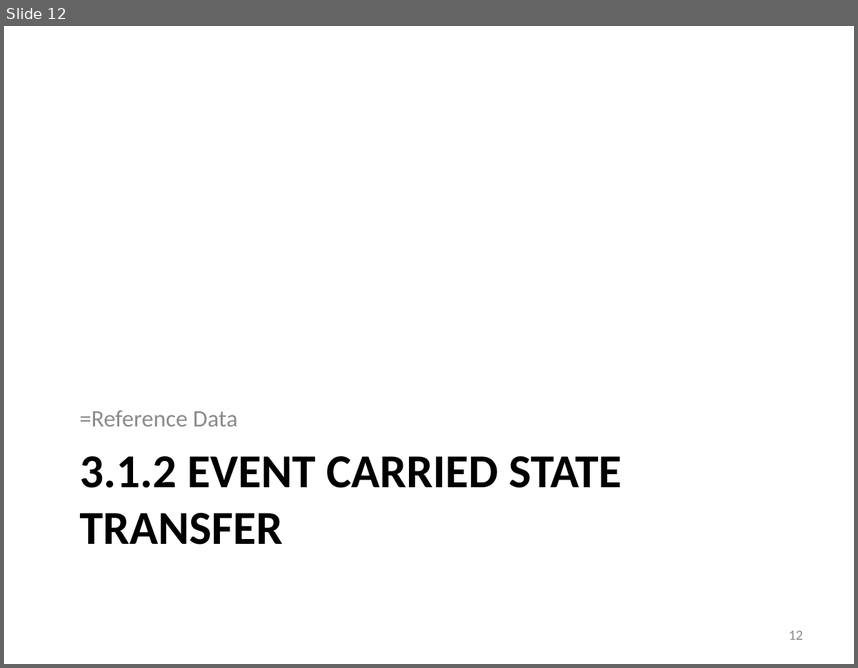
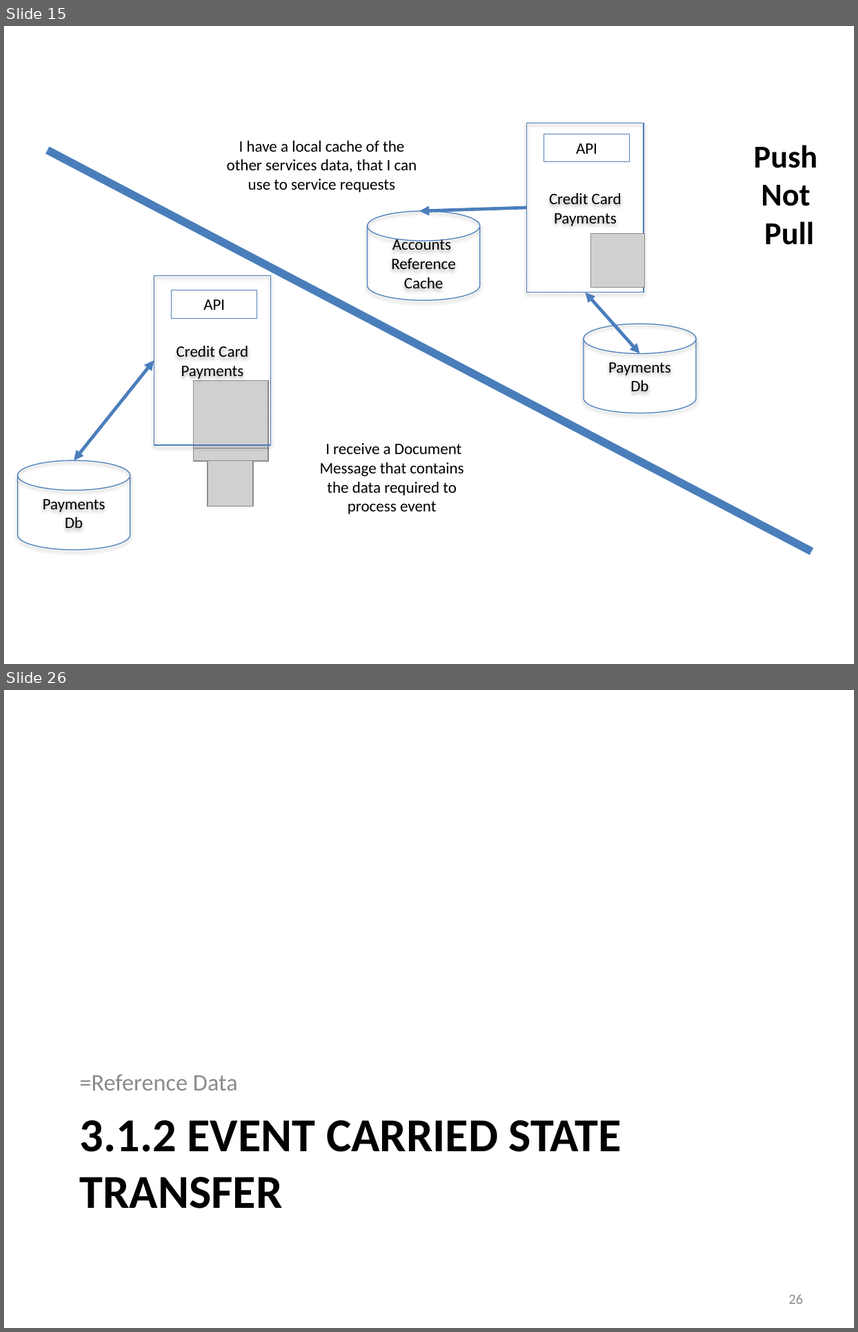
Before and after one commit to indusninja/Practical-Messaging-Sharp, a slide deck: Practical Messaging - Day 2 - New.pptx. Shown one above the other, each under a label of ours: slide 12 before the commit, slides 15 and 26 after it; the slides between them are not shown. The pictures are 858x668 and 858x1332 pixels, drawn with LibreOffice and Linux fonts; fonts in the diff are those of the drawing; grey boxes stand for pictures. Boxes give left, top, right and bottom in pixels: in the first picture for what was removed or moved away, otherwise in the second. Text is boxed around its words. In the diff, an @@ line names an element or a change of style, - is before the commit and + after.

```diff
--- a/Practical Messaging - Day 2 - New.pptx
+++ b/Practical Messaging - Day 2 - New.pptx
@@ slide 15 added at bbox=[4, 26, 854, 664], background #FFFFFF @@
@@ rectangle added at bbox=[527, 123, 643, 292], outline #4B7EBC 0.75 pt, 13.5 pt, text #000000 @@
+Credit Card
+Payments
@@ text added at bbox=[227, 141, 417, 192], 13.5 pt, text #000000 @@
+I have a local cache of the other services data, that I can use to service requests
@@ rectangle added at bbox=[544, 134, 630, 162], outline #4F81BD 0.75 pt, 13.5 pt, text #000000 @@
+API
@@ text added at bbox=[754, 145, 818, 245], 27 pt, text #000000, bold @@
+Push
+Not
+Pull
@@ line added from (47, 150) to (811, 551), #4B7EBC 6.75 pt @@
@@ cylinder added at bbox=[367, 212, 479, 301], outline #4B7EBC 0.75 pt, 13.5 pt, text #000000 @@
+Accounts
+Reference
+Cache
@@ arrow added from (527, 207) to (419, 212), #4B7EBC 2.75 pt @@
@@ picture added at bbox=[591, 234, 645, 287] @@
@@ rectangle added at bbox=[154, 276, 270, 445], outline #4B7EBC 0.75 pt, 13.5 pt, text #000000 @@
+Credit Card
+Payments
@@ rectangle added at bbox=[172, 290, 257, 319], outline #4F81BD 0.75 pt, 13.5 pt, text #000000 @@
+API
@@ double arrow added from (586, 292) to (640, 353), #4B7EBC 2.75 pt @@
@@ cylinder added at bbox=[584, 323, 696, 413], outline #4B7EBC 0.75 pt, 13.5 pt, text #000000 @@
+Payments
+Db
@@ double arrow added from (154, 360) to (74, 461), #4B7EBC 2.75 pt @@
@@ picture added at bbox=[194, 385, 268, 461] @@
@@ picture added at bbox=[194, 381, 268, 448] @@
@@ text added at bbox=[320, 443, 464, 514], 13.5 pt, text #000000 @@
+I receive a Document Message that contains the data required to process event
@@ cylinder added at bbox=[18, 461, 130, 550], outline #4B7EBC 0.75 pt, 13.5 pt, text #000000 @@
+Payments
+Db
@@ picture added at bbox=[207, 461, 253, 506] @@
@@ what was slide 12 is now slide 26 @@
@@ page number at bbox=[789, 1294, 803, 1303]: text changed @@
-12
+26
```
Also in this commit, not shown: 13 other slides added, 1 slide removed.
